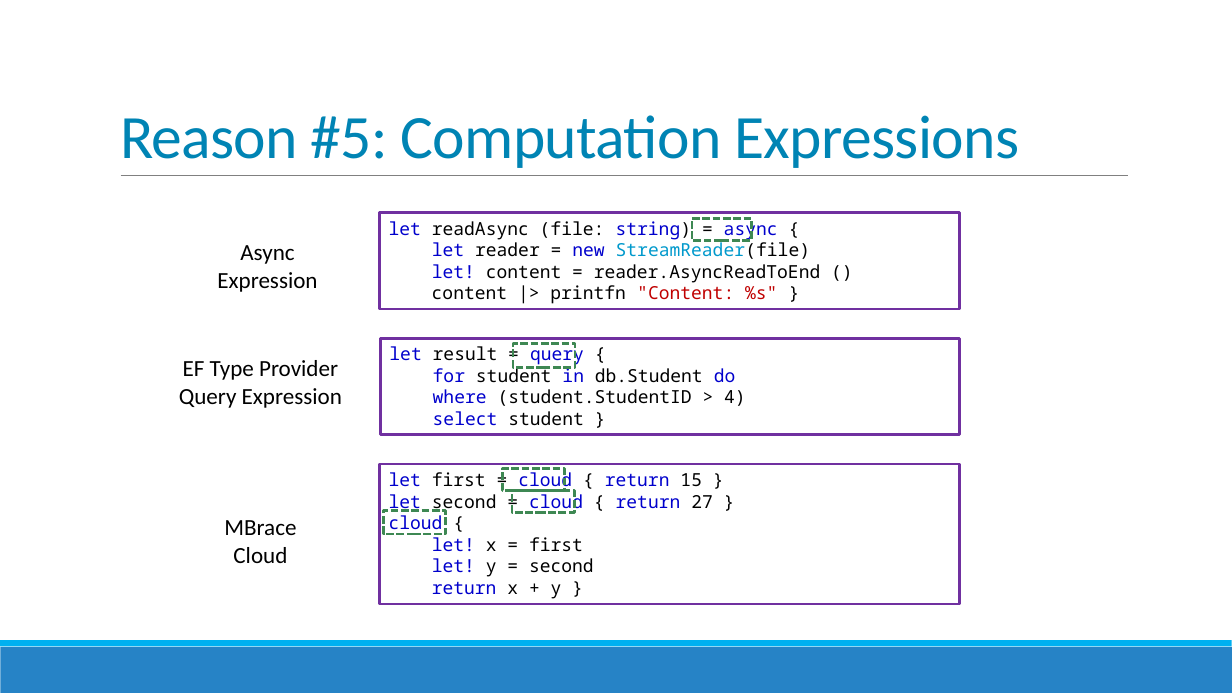
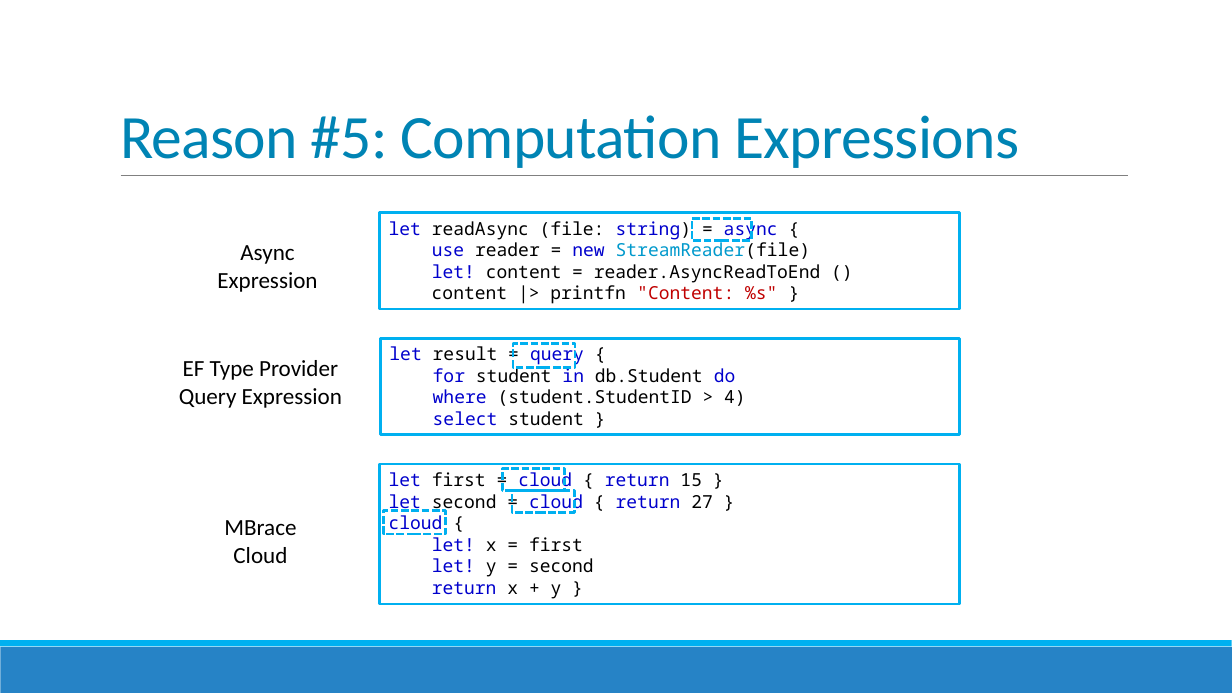
Before and after one commit to jorgef/fivereasons, a slide deck: slide 24 of FiveReasons.pptx. Drawn at 1232x693 pixels with LibreOffice and Linux fonts; fonts in the diff are those of the drawing. Boxes give left, top, right and bottom in pixels: in the first picture for what was removed or moved away, otherwise in the second. Text is boxed around its words. In the diff, an @@ line names an element or a change of style, - is before the commit and + after.

```diff
--- a/FiveReasons.pptx
+++ b/FiveReasons.pptx
@@ outline #7030A0 2 pt to #00B0F0 2 pt in 3 elements at (381, 338, 960, 434), (380, 464, 960, 604), (380, 213, 960, 309) @@
@@ text in rectangle at (432, 239, 810, 259): text changed @@
-let reader = new StreamReader(file)
+use reader = new StreamReader(file)
@@ outline #3E8853 2 pt dashed to #00B0F0 2 pt dashed in 5 elements at (513, 344, 575, 368), (503, 469, 565, 491), (384, 510, 445, 534), (512, 491, 574, 513), (692, 219, 751, 241) @@
```
Also in this commit, not shown: 19 other slides changed.
